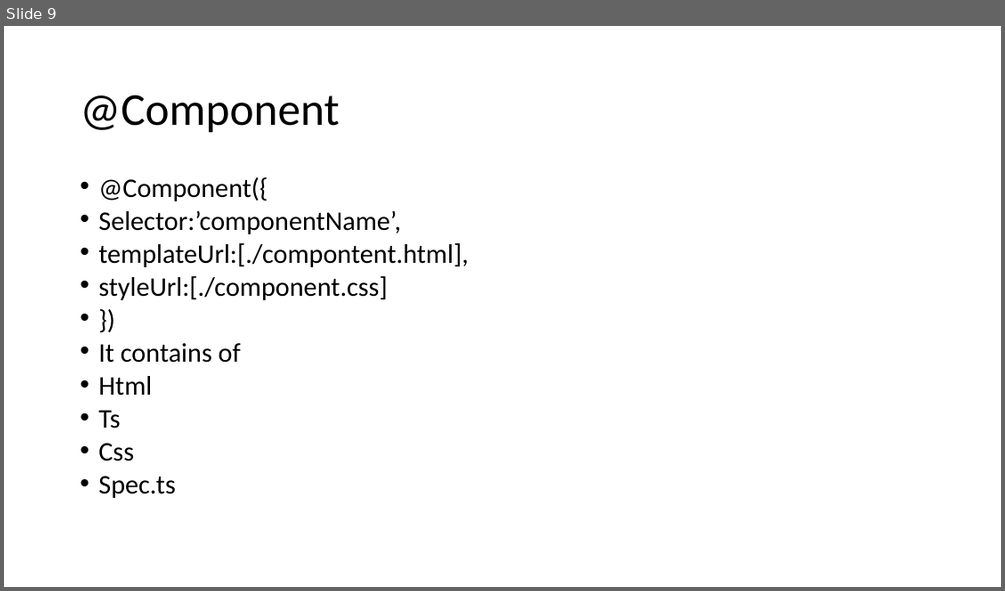
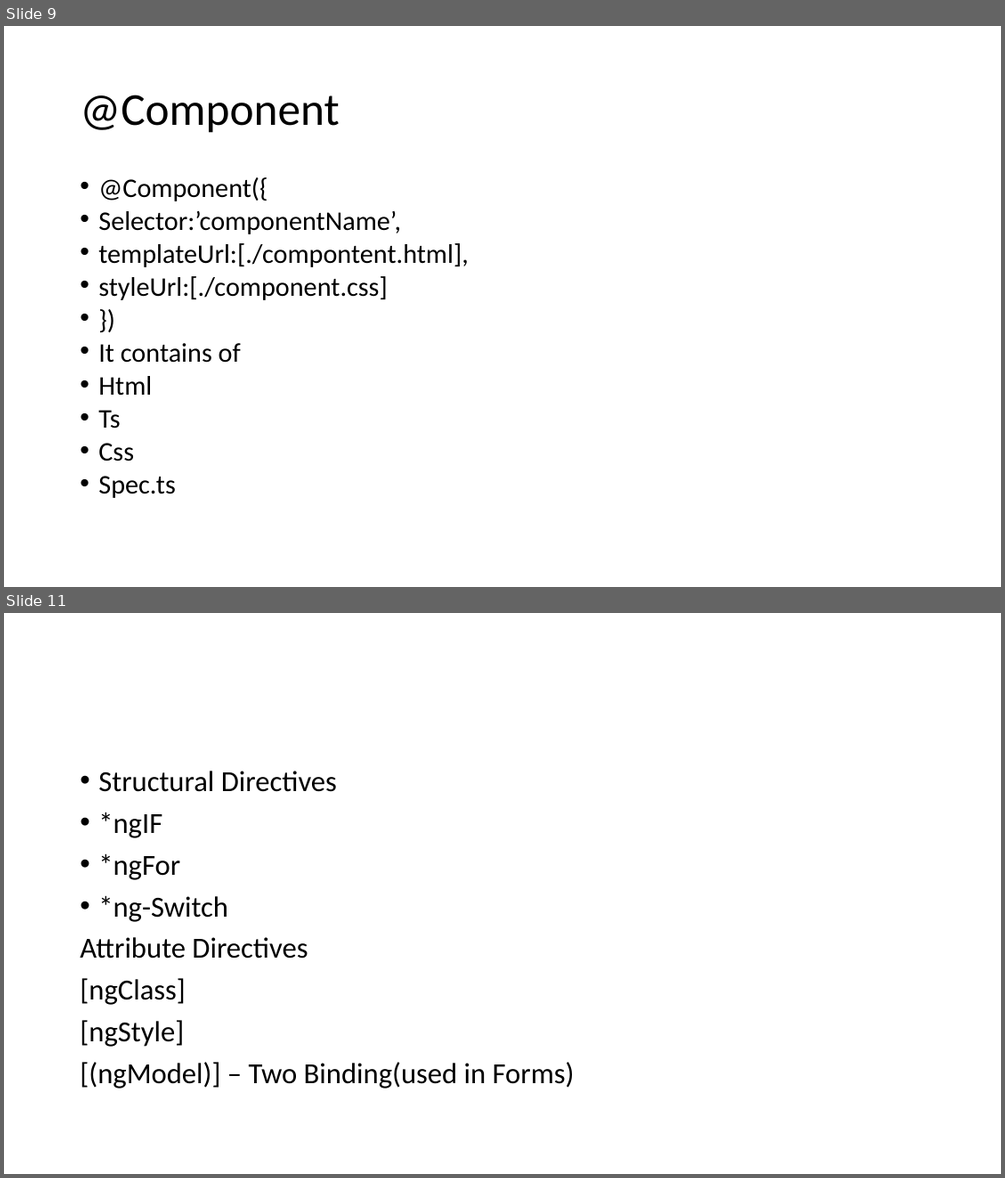
Before and after one commit to 00Maddy/angularDemo, a slide deck: ANGULAR.pptm. Shown one above the other, each under a label of ours: slide 9 before the commit, slides 9 and 11 after it; the slides between them are not shown. The pictures are 1005x591 and 1005x1178 pixels, drawn with LibreOffice and Linux fonts; fonts in the diff are those of the drawing. Boxes give left, top, right and bottom in pixels: in the first picture for what was removed or moved away, otherwise in the second. Text is boxed around its words. In the diff, an @@ line names an element or a change of style, - is before the commit and + after.

Commit message:
directives and lifecycle hooks

```diff
--- a/ANGULAR.pptm
+++ b/ANGULAR.pptm
@@ slide 11 added at (x1=4, y1=613, x2=1001, y2=1174), background #FFFFFF @@
@@ text added at (x1=80, y1=771, x2=574, y2=1088), 28 pt, text #000000 @@
+• Structural Directives
+• *ngIF
+• *ngFor
+• *ng-Switch
+Attribute Directives
+[ngClass]
+[ngStyle]
+[(ngModel)] – Two Binding(used in Forms)
```
Also in this commit, not shown: 1 slide changed, 2 other slides added, 1 slide removed, 4 other files.
